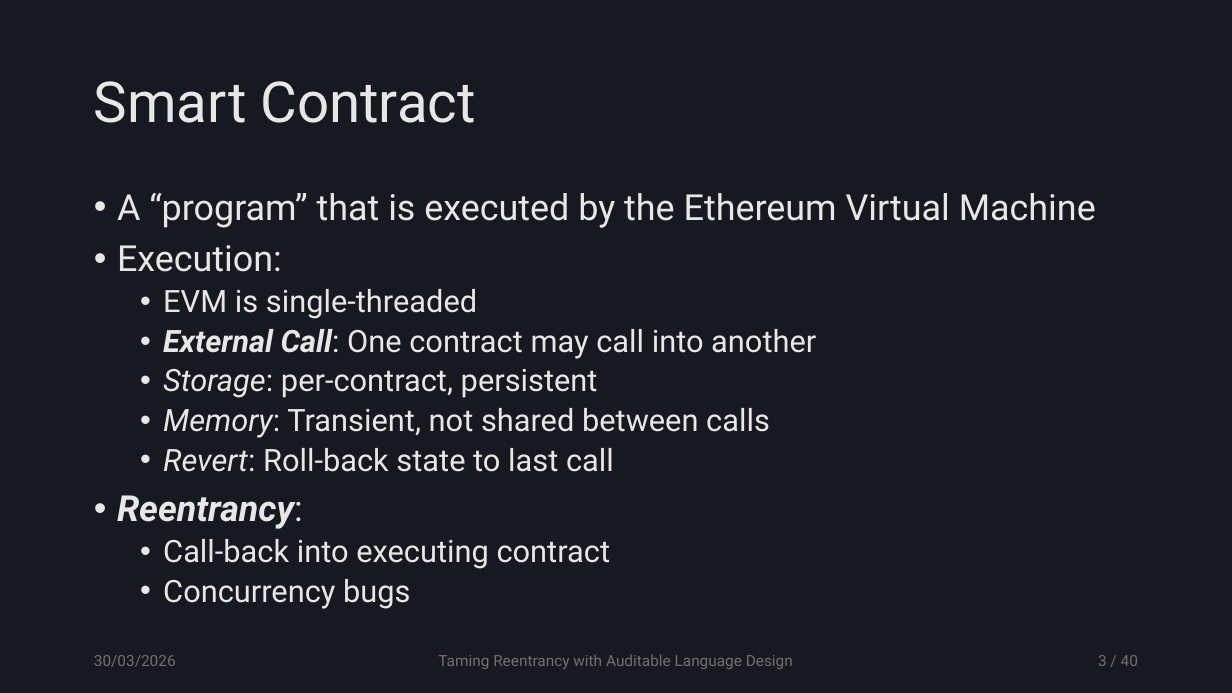
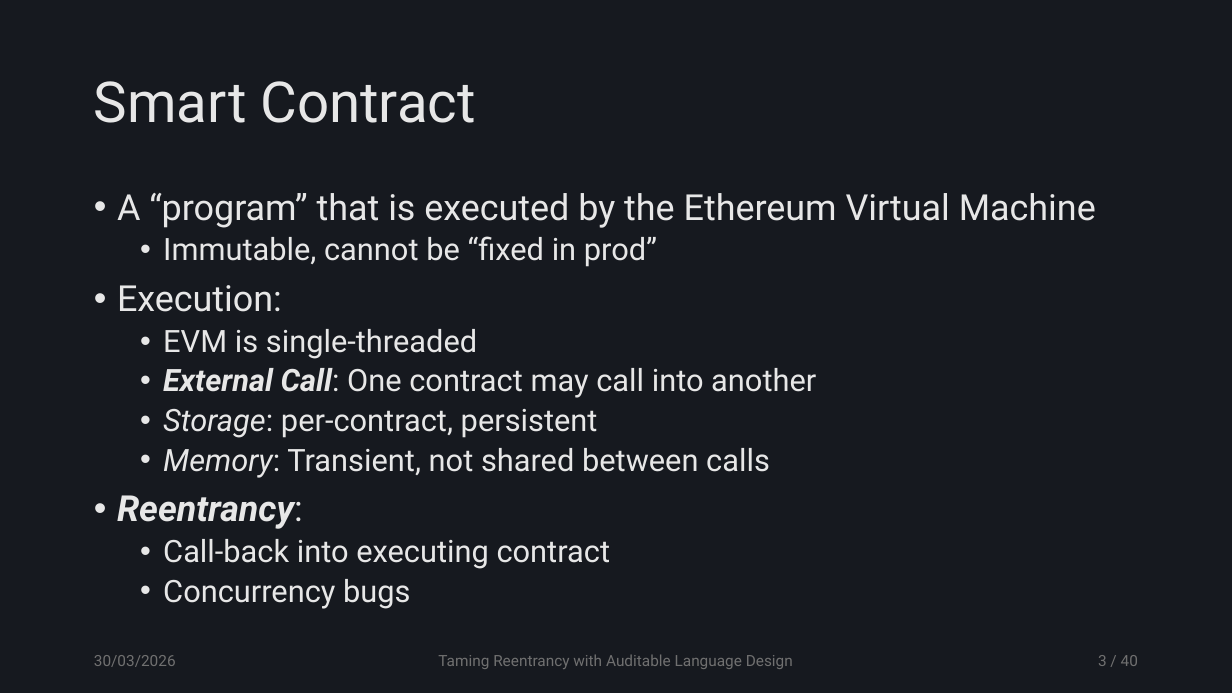
Before and after one commit to tzann/thesis, a slide deck: slide 3 of doc/presentation/Thesis.pptx. Drawn at 1232x693 pixels with LibreOffice and Linux fonts; fonts in the diff are those of the drawing. Boxes give left, top, right and bottom in pixels: in the first picture for what was removed or moved away, otherwise in the second. Text is boxed around its words. In the diff, an @@ line names an element or a change of style, - is before the commit and + after.

```diff
--- a/doc/presentation/Thesis.pptx
+++ b/doc/presentation/Thesis.pptx
@@ text at [163, 236, 657, 267]: paragraph added @@
+  • Immutable, cannot be “fixed in prod”
@@ text at [163, 448, 614, 472]: paragraph removed @@
-  • Revert: Roll-back state to last call
```
Also in this commit, not shown: 6 other slides changed, 4 slides removed.
